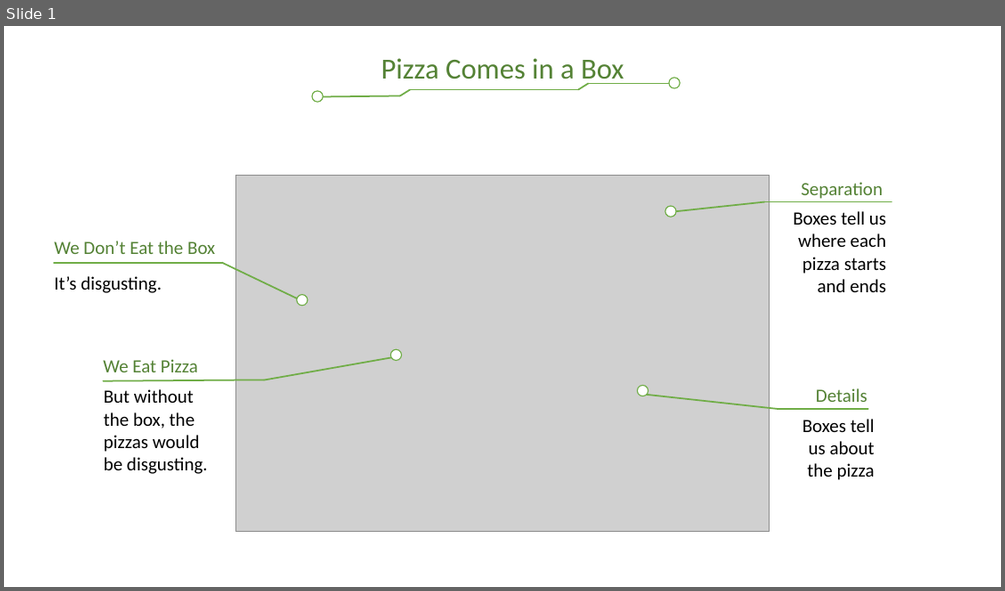
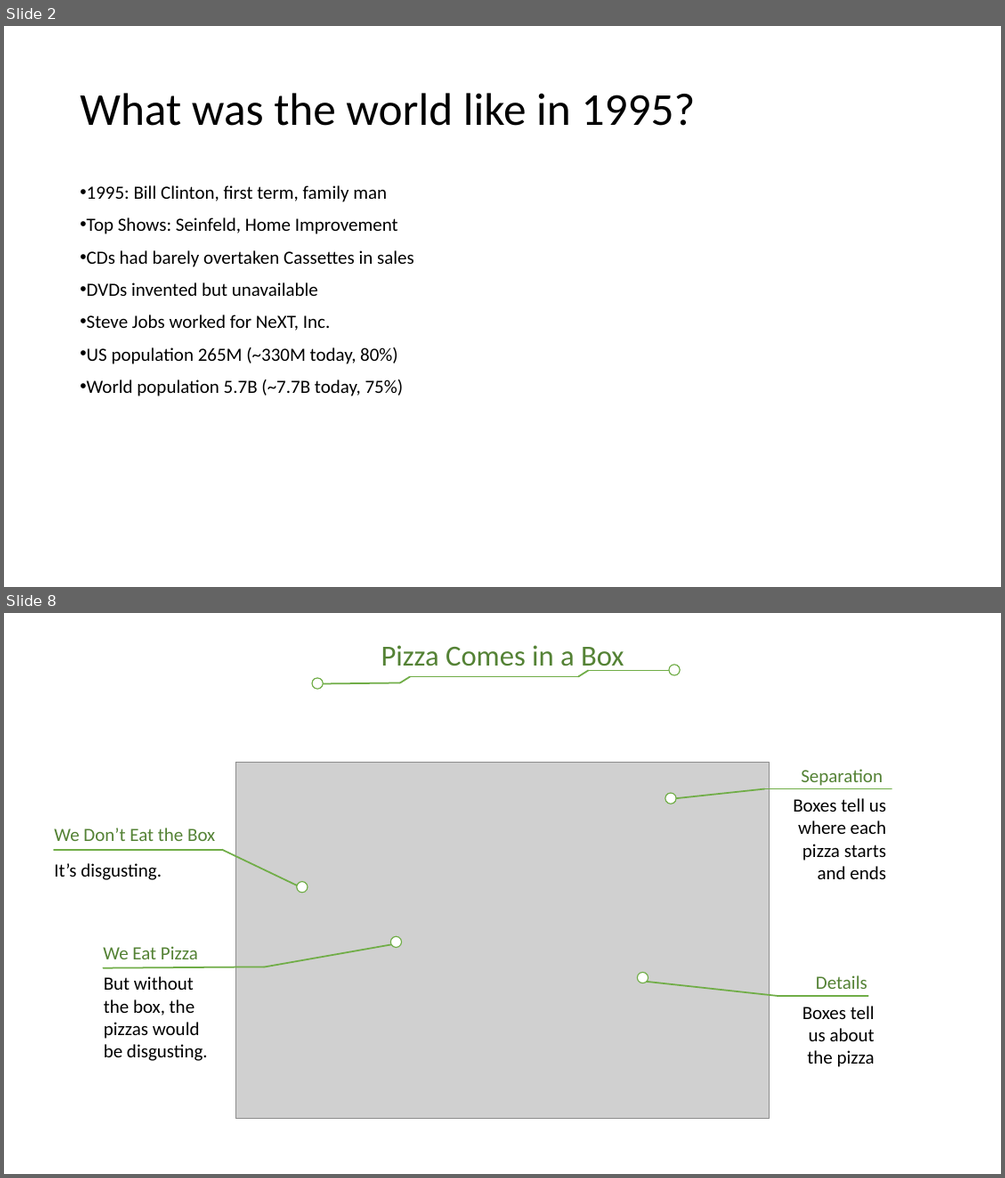
Before and after one commit to CS3550/Fall2020, a slide deck: Network Parts and Terms.pptx. Shown one above the other, each under a label of ours: slide 1 before the commit, slides 2 and 8 after it; the slides between them are not shown. The pictures are 1005x591 and 1005x1178 pixels, drawn with LibreOffice and Linux fonts; fonts in the diff are those of the drawing; grey boxes stand for pictures; background and template pictures are left out. Boxes give left, top, right and bottom in pixels: in the first picture for what was removed or moved away, otherwise in the second. Text is boxed around its words. In the diff, an @@ line names an element or a change of style, - is before the commit and + after.

```diff
--- a/Network Parts and Terms.pptx
+++ b/Network Parts and Terms.pptx
@@ slide 2 added at bbox=[4, 26, 1001, 587], background #FFFFFF @@
@@ title added at bbox=[80, 93, 696, 126], 44 pt, text #000000 @@
+What was the world like in 1995?
@@ text added at bbox=[87, 185, 414, 396], 18 pt, text #000000 @@
+• 1995: Bill Clinton, first term, family man
+• Top Shows: Seinfeld, Home Improvement
+• CDs had barely overtaken Cassettes in sales
+• DVDs invented but unavailable
+• Steve Jobs worked for NeXT, Inc.
+• US population 265M (~330M today, 80%)
+• World population 5.7B (~7.7B today, 75%)
@@ what was slide 1 is now slide 8 @@
```
Also in this commit, not shown: 6 other slides added.
